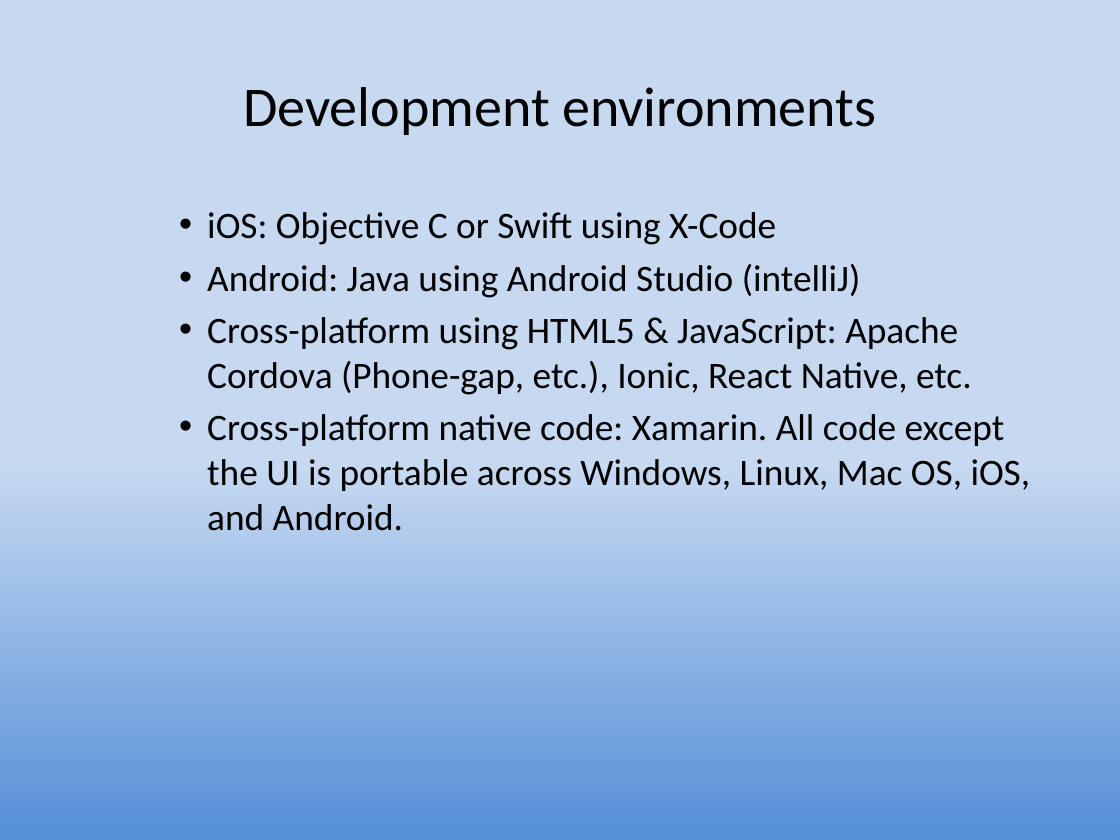
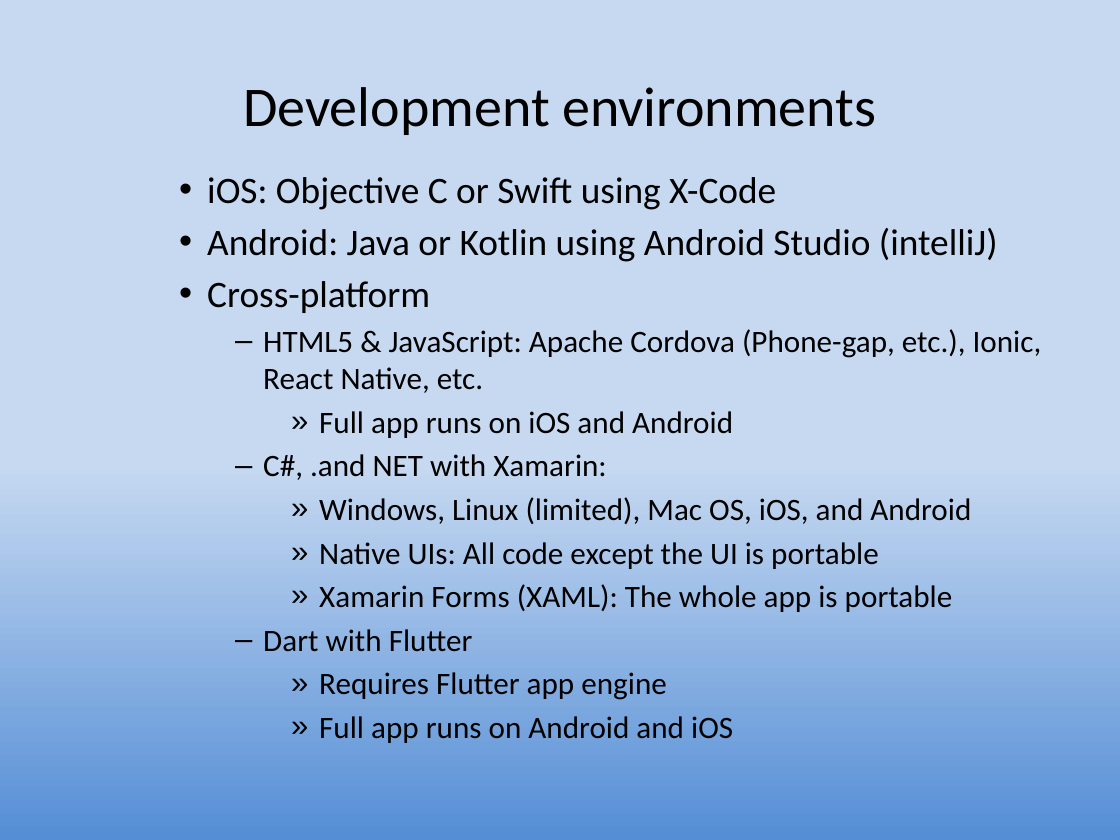
Before and after one commit to UO-CIS/CIS399Android-CourseMaterials, a slide deck: slide 14 of Notes and Slides/CIS399Wk1Day1-Intro.pptx. Drawn at 1120x840 pixels with LibreOffice and Linux fonts; fonts in the diff are those of the drawing. Boxes give left, top, right and bottom in pixels: in the first picture for what was removed or moved away, otherwise in the second. Text is boxed around its words. In the diff, an @@ line names an element or a change of style, - is before the commit and + after.

```diff
--- a/Notes and Slides/CIS399Wk1Day1-Intro.pptx
+++ b/Notes and Slides/CIS399Wk1Day1-Intro.pptx
@@ text "iOS: Objective C or Swift ..." moved from (x1=207, y1=212, x2=1031, y2=531) to (x1=207, y1=177, x2=1042, y2=743) @@
@@ text at (x1=207, y1=228, x2=1042, y2=743): text changed; size 24 to 20 pt @@
-    • Android: Java using Android Studio (intelliJ)
-    • Cross-platform using HTML5 & JavaScript: Apache Cordova (Phone-gap, etc.), Ionic, React Native, etc.
-    • Cross-platform native code: Xamarin. All code except the UI is portable across Windows, Linux, Mac OS, iOS, and Android.
+    • Android: Java or Kotlin using Android Studio (intelliJ)
+    • Cross-platform
+      – HTML5 & JavaScript: Apache Cordova (Phone-gap, etc.), Ionic, React Native, etc.
+        » Full app runs on iOS and Android
+      – C#, .and NET with Xamarin:
+        » Windows, Linux (limited), Mac OS, iOS, and Android
+        » Native UIs: All code except the UI is portable
+        » Xamarin Forms (XAML): The whole app is portable
+      – Dart with Flutter
+        » Requires Flutter app engine
+        » Full app runs on Android and iOS
```
Also in this commit, not shown: 5 other files.
